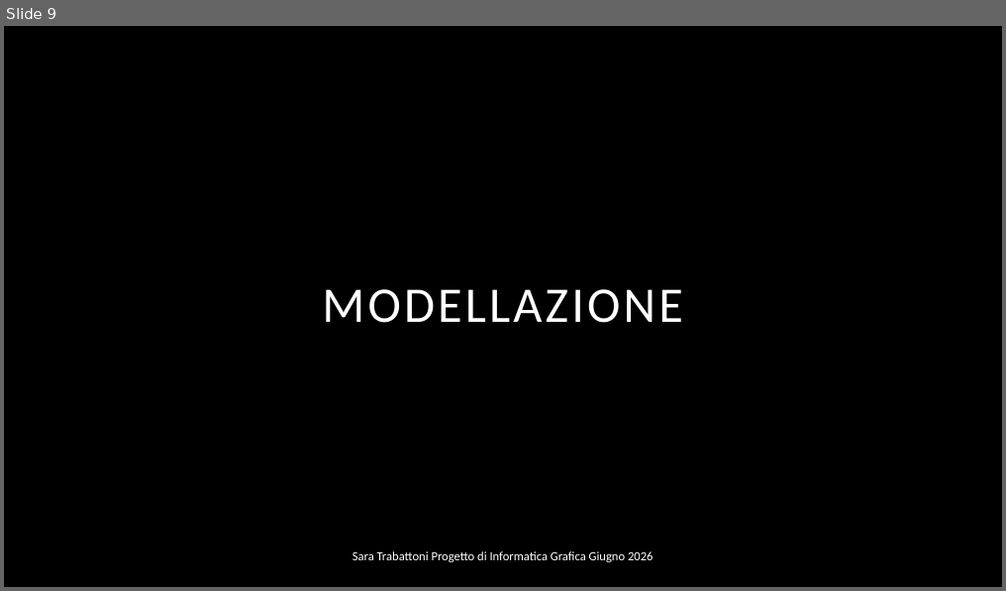
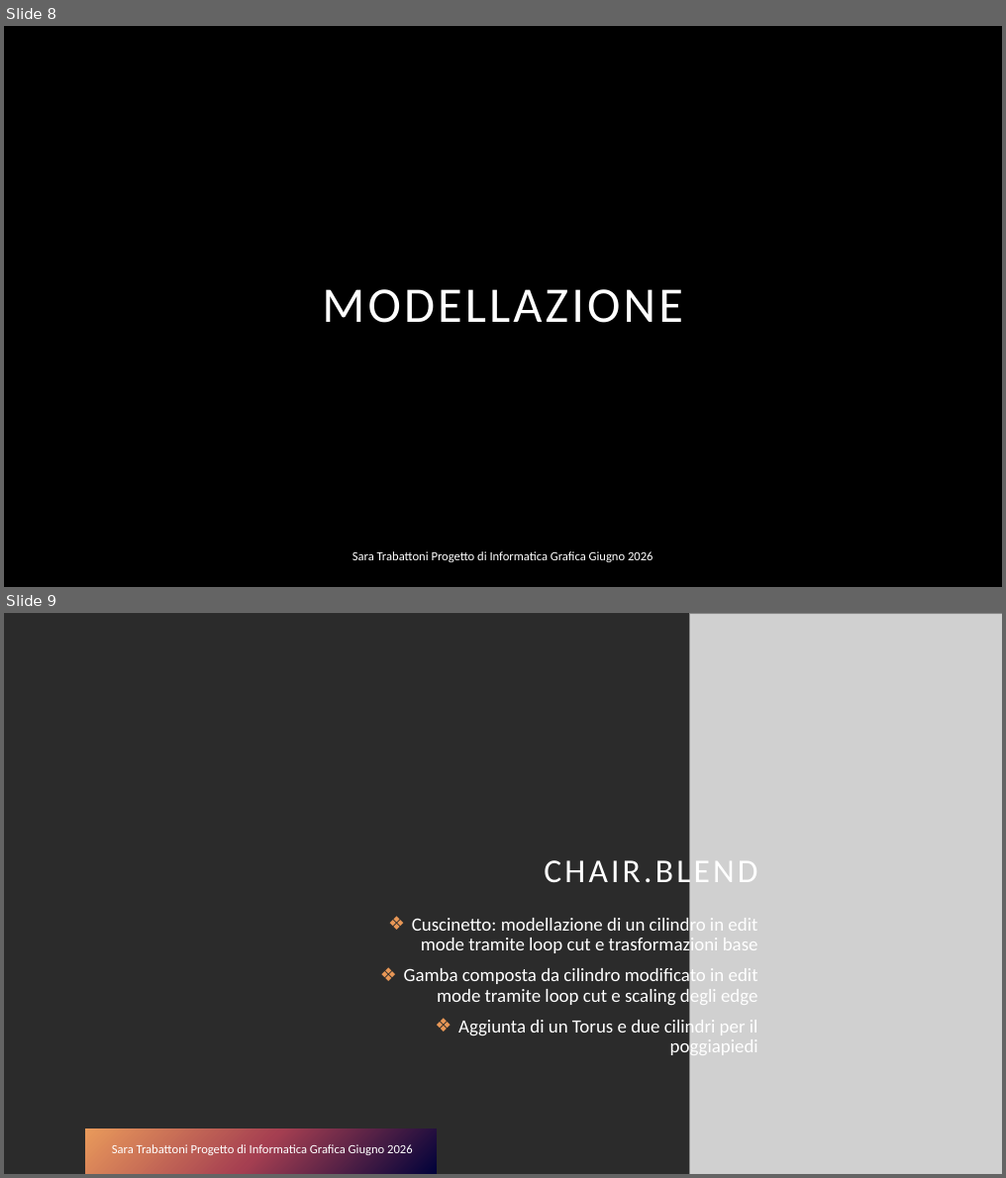
Before and after one commit to saratrabby/ComputerGraphicsProject, a slide deck: PresentazioneProgettoIG.pptx. Shown one above the other, each under a label of ours: slide 9 before the commit, slides 8 and 9 after it. The pictures are 1006x591 and 1006x1178 pixels, drawn with LibreOffice and Linux fonts; fonts in the diff are those of the drawing; grey boxes stand for pictures; background and template pictures are left out; a plain dark background stands for a picture behind light text. Boxes give left, top, right and bottom in pixels: in the first picture for what was removed or moved away, otherwise in the second. Text is boxed around its words. In the diff, an @@ line names an element or a change of style, - is before the commit and + after.

```diff
--- a/PresentazioneProgettoIG.pptx
+++ b/PresentazioneProgettoIG.pptx
@@ slide 9 added at box(4, 613, 1002, 1174), background picture (left out) @@
@@ picture added at box(690, 613, 1002, 1174) @@
@@ title added at box(544, 855, 757, 890), 32 pt, text #FFFFFF @@
+CHAIR.BLEND
@@ text added at box(404, 916, 758, 1059), 18 pt, text #FFFFFF @@
+❖ Cuscinetto: modellazione di un cilindro in edit mode tramite loop cut e trasformazioni base
+❖ Gamba composta da cilindro modificato in edit mode tramite loop cut e scaling degli edge
+❖ Aggiunta di un Torus e due cilindri per il poggiapiedi
@@ rectangle added at box(85, 1129, 437, 1174), fill gradient #00023A to #A53F51 to #E99A5B @@
@@ text added at box(112, 1145, 412, 1156), 12 pt, text #FFFFFF @@
+Sara Trabattoni Progetto di Informatica Grafica Giugno 2026
@@ what was slide 9 is now slide 8 @@
```
Also in this commit, not shown: 4 other slides added, 1 slide removed, 7 other files.
